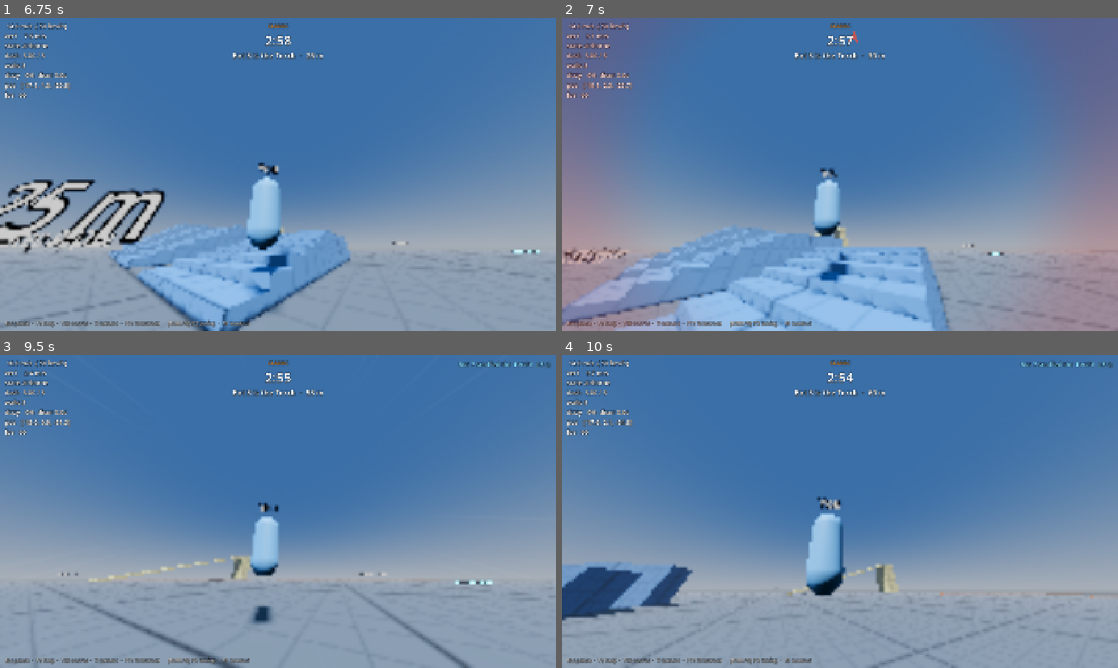
Above: before the commit, frames 1-4 (two rows, left to right).
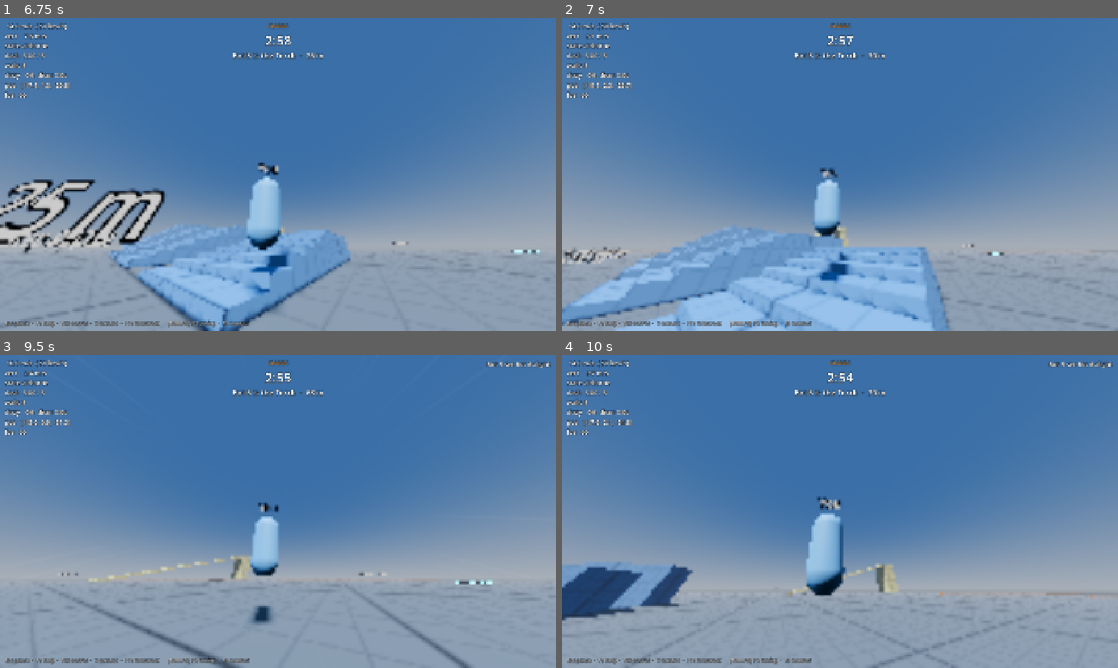
Above: after the commit, the same moments.

Repository: someGuyAHH/wildfire
Game: Godot game, scene res://scn/main/main.tscn
Same seed, same stepped clock (60 frames per second), same inputs: the game is played once before the commit and once after it.
Inputs (mouse positions are in pixels of both pictures, inside the frame that each line leads up to):
- Up to frame 1 (6.75 s): click "PLAY" at 0.5 s; click "START" at 1.25 s; move the mouse to (272, 180) at 2.02 s; hold Space (jump) 2.03-2.78 s; hold W (move_forward) 2.03-4.28 s; click (272, 180) at 2.17 s; tap Enter at 2.75 s; move the mouse to (316, 177) at 2.77 s; tap Shift (dash) at 2.85 s; tap Space (jump) at 3.02, 3.05, 3.32, 3.8, 4.52, 4.55, 4.82, 5.27, 5.3, 5.57, 6.02, 6.05, 6.32 s; tap R (respawn) at 3.5 s; move the mouse to (233, 171) at 3.52 s; hold Middle mouse button (freelook) 3.53-4.28 s; move the mouse to (283, 174) at 4.27 s; hold A (move_left) 4.28-5.03 s; tap Tab (scoreboard) at 4.35 s; click (283, 174) at 4.42 s; move the mouse to (255, 168) at 5.02 s; hold Ctrl (slide) 5.03-5.78 s; hold W (move_forward) from 5.03 s (still down); move the mouse to (305, 174) at 5.77 s; tap V (toggle_camera) at 5.85 s; move the mouse to (250, 174) at 6.52 s; hold Space (jump) from 6.53 s (still down); click (250, 174) at 6.67 s
- Up to frame 2 (7 s): keep holding W (move_forward); keep holding Space (jump)
- Up to frame 3 (9.5 s): move the mouse to (289, 505) at 7.27 s; release W (move_forward) at 7.28 s; release Space (jump) at 7.28 s; hold D (move_right) 7.28-8.03 s; tap Shift (dash) at 7.35 s; tap Space (jump) at 7.52, 7.55, 7.82, 8.27, 8.3, 8.57, 9.02, 9.05, 9.32 s; move the mouse to (272, 517) at 8.02 s; hold Middle mouse button (freelook) 8.03-8.78 s; hold W (move_forward) from 8.03 s (still down); move the mouse to (316, 514) at 8.77 s; tap Tab (scoreboard) at 8.85 s; click (316, 514) at 8.92 s
- Up to frame 4 (10 s): keep holding W (move_forward); move the mouse to (795, 508) at 9.52 s; hold Ctrl (slide) from 9.53 s (still down); tap Space (jump) at 9.8 s

Frame 1 is identical in both runs. In frame 2, 8.9% of the frame differs, in the area x 0-100%, y 0-100%; in frame 3, 0.2%; in frame 4, 0.2%.

Commit message:
Bots: stop the Torch dropping its target every repath
The unreachable check compared the target's own position to the end of a
path planned to the intercept point (where they're heading, plus a flank
offset). For anyone moving that's always over 2.5 m, so every target got
flagged unreachable within a repath, which cancelled the commitment and
cycled the Torch through everyone every ~0.4 s.

Now a target is unreachable only if the path stops short of its own goal,
or the target is standing somewhere off the navmesh (airborne doesn't
count). Title-match switches went from 47 in 20 s to 13 in 60 s.

Co-Authored-By: Claude Opus 5.5 <noreply@anthropic.com>

Diff:
--- a/src/bot/bot_brain.gd
+++ b/src/bot/bot_brain.gd
@@ -697,10 +697,19 @@
 			if link: _path_kinds[i] = link.get_meta(GameMap.LINK_KIND, 0)
 	_path_i = 1 if _path.size() > 1 else 0
 	_link_timer = 0.0
-	# a chase path that ends short of the target means they're somewhere we can't walk to
+	# a chase path that stops short of its goal, or a target standing off the navmesh (a pillar top),
+	# means we can't walk to them. measured against the goal, not the target: the goal is an
+	# intercept point ahead of / beside them, so a moving target is never at the path's end
 	if _goal == GOAL_CHASE and _target and not _path.is_empty():
-		var gap := _target.global_position - _path[_path.size() - 1]
-		if _flat(gap).length() > _UNREACH_DIST or gap.y > 1.5: _unreachable[_target] = _UNREACH_TIME
+		var short := _path[_path.size() - 1].distance_to(_goal_point) > _UNREACH_DIST
+		if short or _off_mesh(_target): _unreachable[_target] = _UNREACH_TIME
+
+
+## Standing somewhere the navmesh doesn't reach. Airborne doesn't count (jumps, pad flights).
+func _off_mesh(c: Character) -> bool:
+	if not c.is_on_floor() or not _nav_ready(): return false
+	var gap := c.global_position - _snap(c.global_position)
+	return _flat(gap).length() > _UNREACH_DIST or gap.y > 1.5
 
 
 ## The link we're currently on (heading from its start to its end), GameMap.LINK_*; 0 if none.
